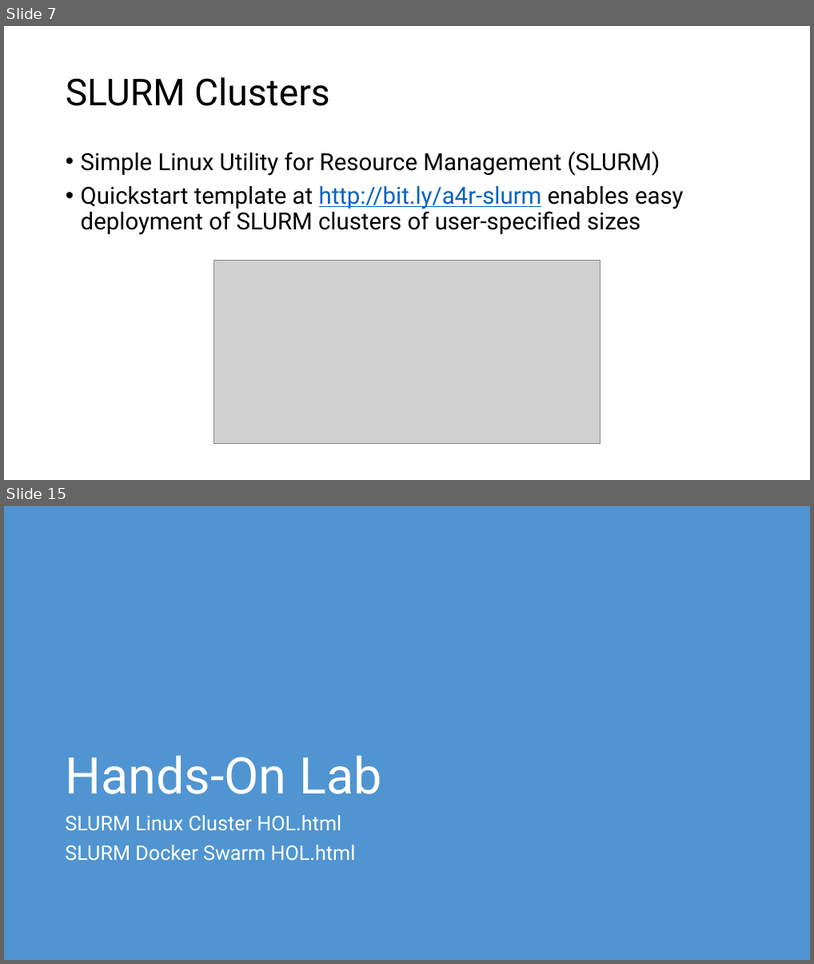
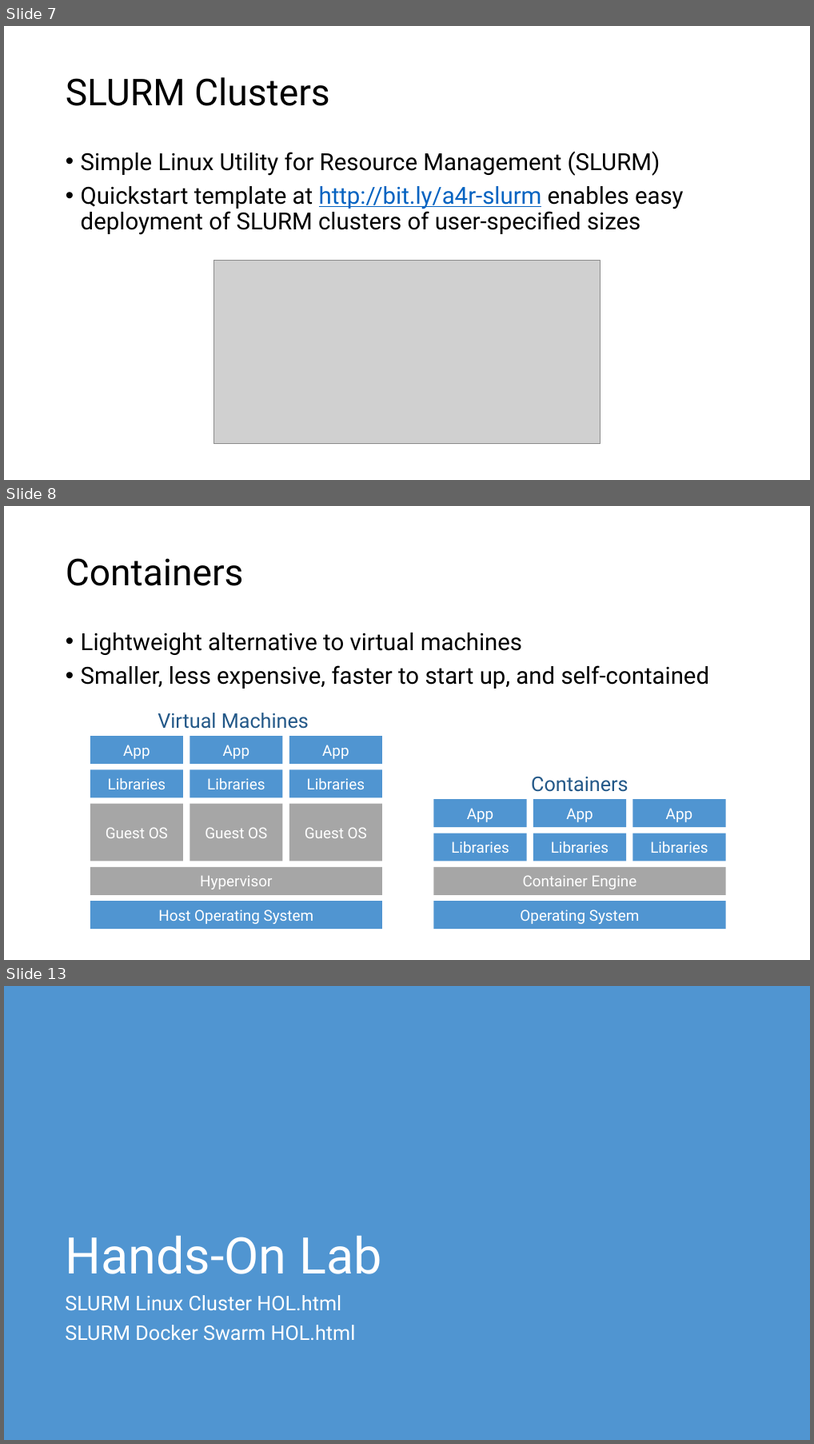
Before and after one commit to microsoft/AcademicContent, a slide deck: Workshop/6. HPC/HPC and Azure Container Service.pptx. Shown one above the other, each under a label of ours: slides 7 and 15 before the commit, slides 7, 8 and 13 after it; the slides between them are not shown. The pictures are 814x964 and 814x1444 pixels, drawn with LibreOffice and Linux fonts; fonts in the diff are those of the drawing; grey boxes stand for pictures. Boxes give left, top, right and bottom in pixels: in the first picture for what was removed or moved away, otherwise in the second. Text is boxed around its words. In the diff, an @@ line names an element or a change of style, - is before the commit and + after.

```diff
--- a/Workshop/6. HPC/HPC and Azure Container Service.pptx
+++ b/Workshop/6. HPC/HPC and Azure Container Service.pptx
@@ slide 8 added at (4,506,810,960), background #FFFFFF @@
@@ title added at (66,558,244,586), 44 pt, text #000000 @@
+Containers
@@ text added at (81,632,710,688), 28 pt, text #000000 @@
+• Lightweight alternative to virtual machines
+• Smaller, less expensive, faster to start up, and self-contained
@@ text added at (158,712,309,728), 24 pt, text #235888 @@
+Virtual Machines
@@ rectangle added at (90,736,184,764), fill #5095D1, 18 pt, text #FFFFFF @@
+App
@@ rectangle added at (190,736,283,764), fill #5095D1, 18 pt, text #FFFFFF @@
+App
@@ rectangle added at (290,736,382,764), fill #5095D1, 18 pt, text #FFFFFF @@
+App
@@ rectangle added at (90,770,184,797), fill #5095D1, 18 pt, text #FFFFFF @@
+Libraries
@@ rectangle added at (190,770,283,797), fill #5095D1, 18 pt, text #FFFFFF @@
+Libraries
@@ rectangle added at (290,770,382,797), fill #5095D1, 18 pt, text #FFFFFF @@
+Libraries
@@ text added at (531,776,628,792), 24 pt, text #235888 @@
+Containers
@@ rectangle added at (90,804,184,861), fill #A6A6A6, 18 pt, text #FFFFFF @@
+Guest OS
@@ rectangle added at (190,804,283,861), fill #A6A6A6, 18 pt, text #FFFFFF @@
+Guest OS
@@ rectangle added at (290,804,382,861), fill #A6A6A6, 18 pt, text #FFFFFF @@
+Guest OS
@@ rectangle added at (434,799,527,827), fill #5095D1, 18 pt, text #FFFFFF @@
+App
@@ rectangle added at (534,799,627,827), fill #5095D1, 18 pt, text #FFFFFF @@
+App
@@ rectangle added at (633,799,726,827), fill #5095D1, 18 pt, text #FFFFFF @@
+App
@@ rectangle added at (434,832,527,860), fill #5095D1, 18 pt, text #FFFFFF @@
+Libraries
@@ rectangle added at (534,832,627,860), fill #5095D1, 18 pt, text #FFFFFF @@
+Libraries
@@ rectangle added at (633,832,726,860), fill #5095D1, 18 pt, text #FFFFFF @@
+Libraries
@@ rectangle added at (90,867,382,894), fill #A6A6A6, 18 pt, text #FFFFFF @@
+Hypervisor
@@ rectangle added at (434,867,726,894), fill #A6A6A6, 18 pt, text #FFFFFF @@
+Container Engine
@@ rectangle added at (90,900,382,928), fill #5095D1, 18 pt, text #FFFFFF @@
+Host Operating System
@@ rectangle added at (434,900,726,928), fill #5095D1, 18 pt, text #FFFFFF @@
+Operating System
@@ what was slide 15 is now slide 13 @@
```
Also in this commit, not shown: 2 slides changed, 3 other slides added, 6 slides removed.
